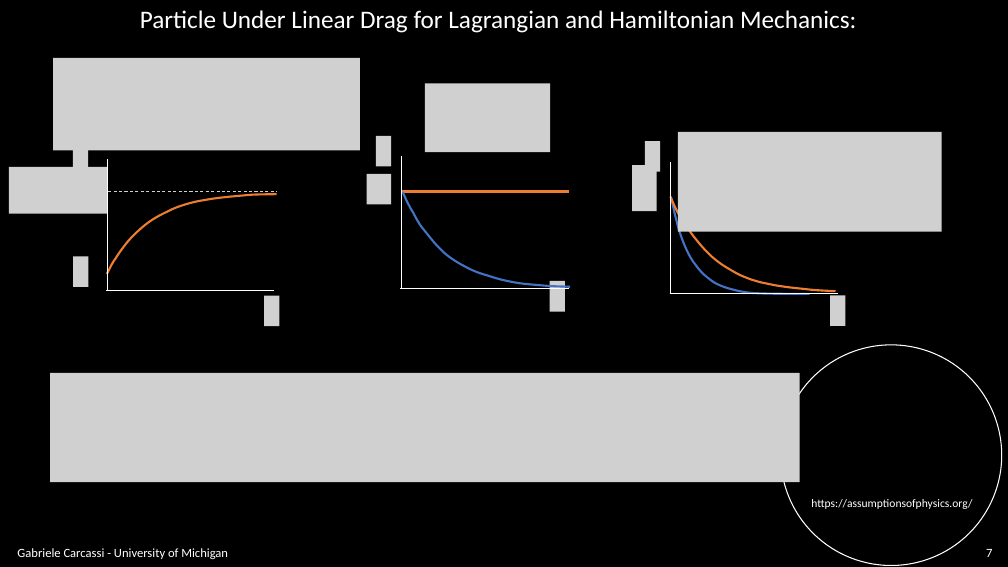
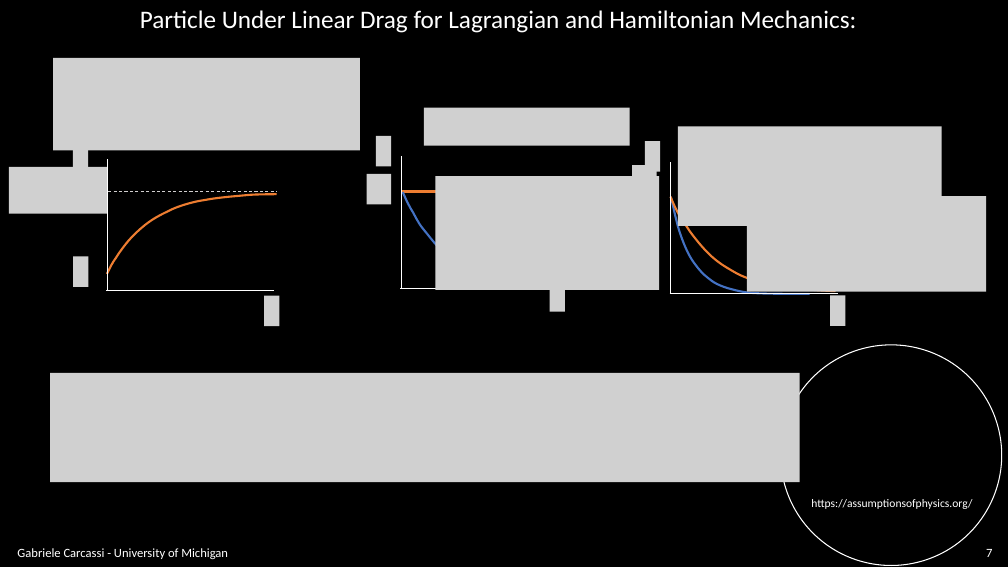
Before and after one commit to assumptionsofphysics/slides, a slide deck: slide 7 of BookCompanions-v2/RP-Class-2.pptx. Drawn at 1008x567 pixels with LibreOffice and Linux fonts; fonts in the diff are those of the drawing; grey boxes stand for pictures; background and template pictures are left out. Boxes give left, top, right and bottom in pixels: in the first picture for what was removed or moved away, otherwise in the second. Text is boxed around its words. In the diff, an @@ line names an element or a change of style, - is before the commit and + after.

Commit message:
Reviewed second set of slides

```diff
--- a/BookCompanions-v2/RP-Class-2.pptx
+++ b/BookCompanions-v2/RP-Class-2.pptx
@@ picture: place and size @@
-picture at [425,83,551,152]
+picture at [424,107,630,145]
@@ picture: place and size @@
-picture at [678,132,942,232]
+picture at [678,126,942,226]
@@ picture added at [436,176,659,290] @@
@@ picture added at [747,197,987,292] @@
```
